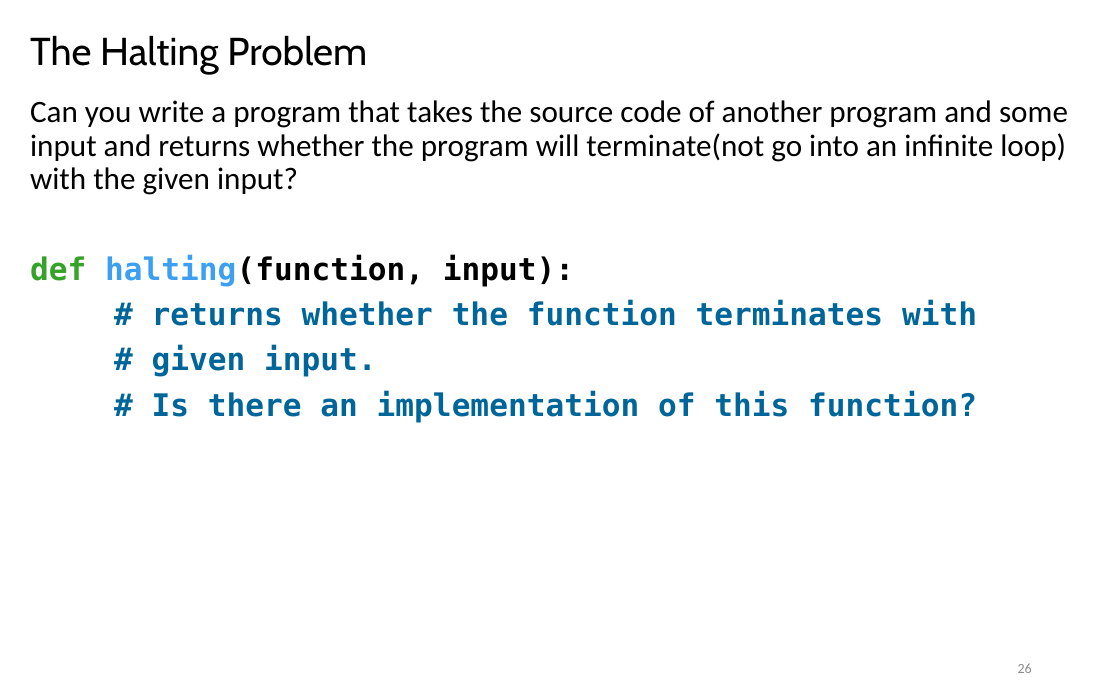
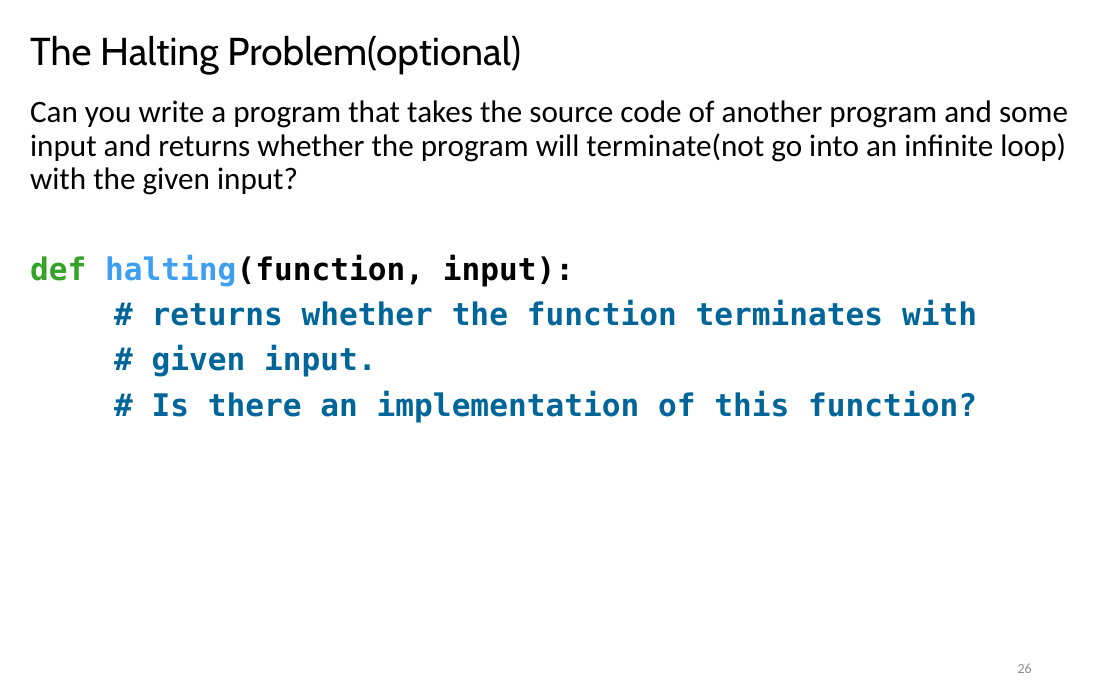
Before and after one commit to LongBaoNguyen/longbaonguyen.github.io, a slide deck: slide 26 of courses/apcsp/lect22.pptx. Drawn at 1120x700 pixels with LibreOffice and Linux fonts; fonts in the diff are those of the drawing. Boxes give left, top, right and bottom in pixels: in the first picture for what was removed or moved away, otherwise in the second. Text is boxed around its words. In the diff, an @@ line names an element or a change of style, - is before the commit and + after.

```diff
--- a/courses/apcsp/lect22.pptx
+++ b/courses/apcsp/lect22.pptx
@@ title at (x1=30, y1=35, x2=521, y2=74): text changed @@
-The Halting Problem
+The Halting Problem(optional)
```
Also in this commit, not shown: 1 other slide changed, 1 slide added, 1 slide removed, 2 other files.
